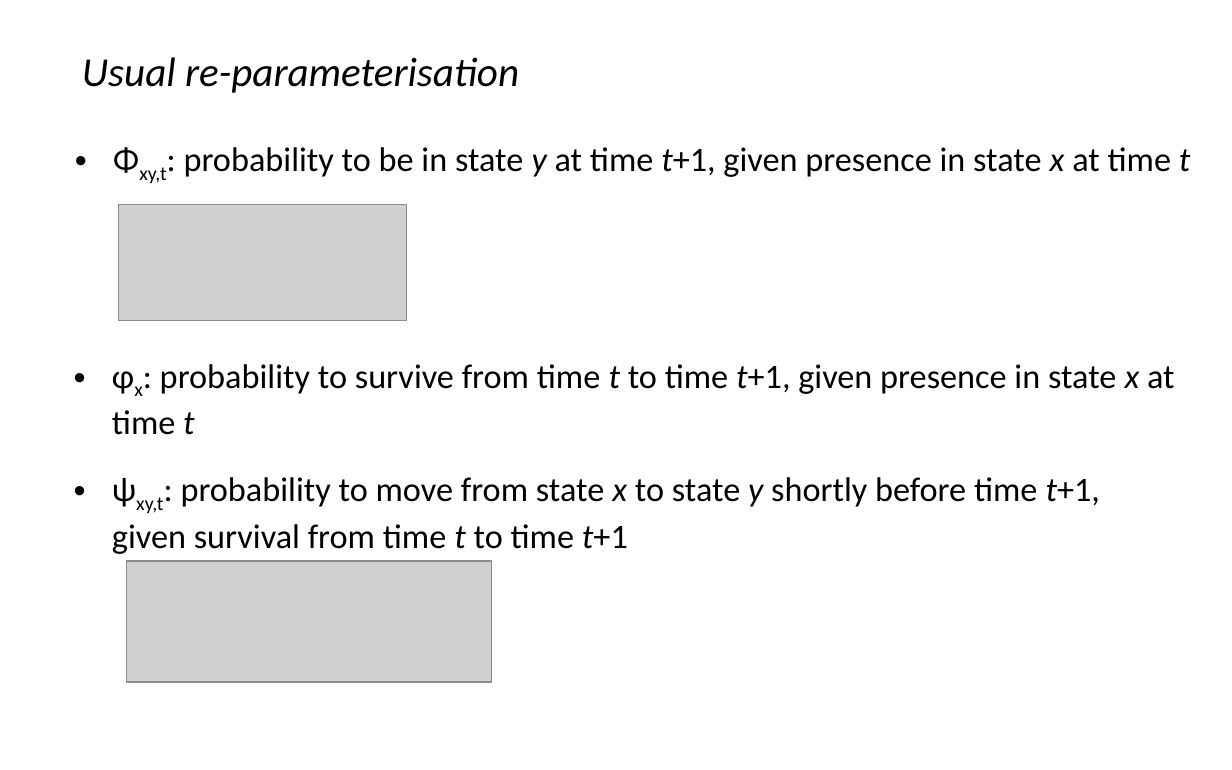
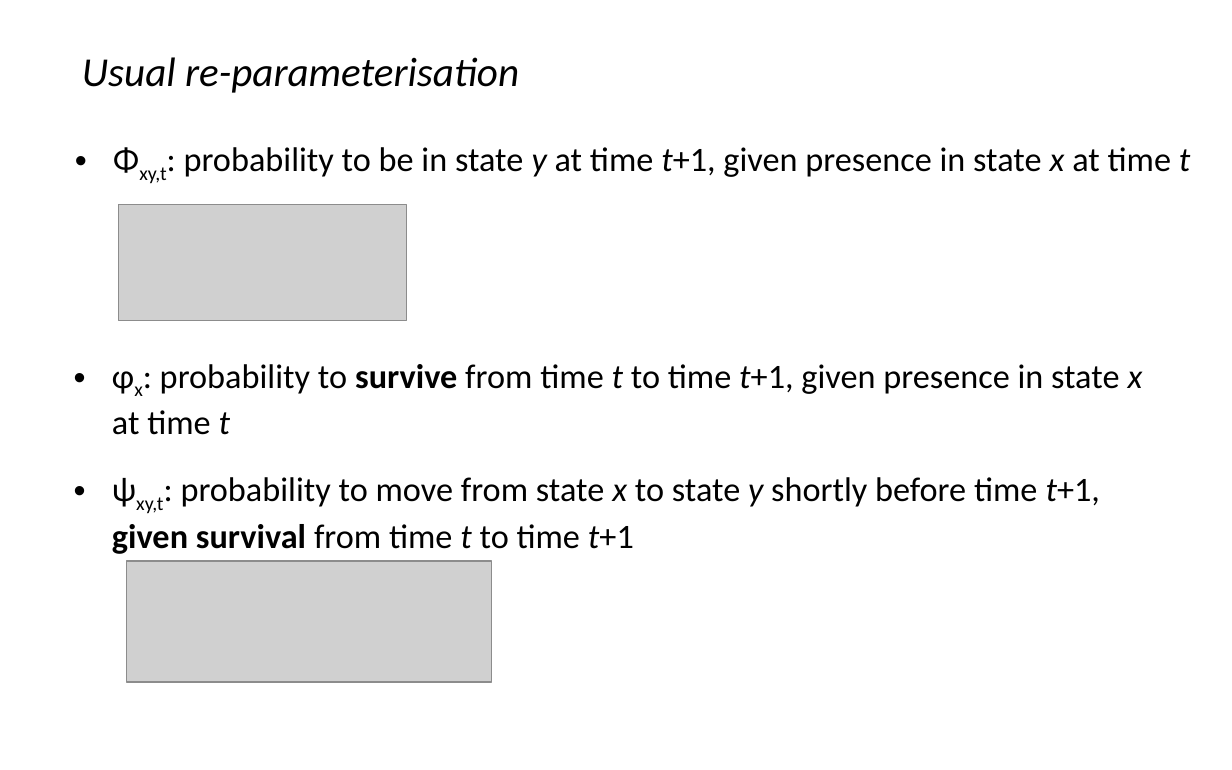
Before and after one commit to oliviergimenez/IPMworkshop, a slide deck: slide 20 of slides/multistatemodels_og.pptx (slide 15 before the commit). Drawn at 1232x770 pixels with LibreOffice and Linux fonts; fonts in the diff are those of the drawing; grey boxes stand for pictures. Boxes give left, top, right and bottom in pixels: in the first picture for what was removed or moved away, otherwise in the second. Text is boxed around its words. In the diff, an @@ line names an element or a change of style, - is before the commit and + after.

```diff
--- a/slides/multistatemodels_og.pptx
+++ b/slides/multistatemodels_og.pptx
@@ text "φx: probability to survive from ..." at (112,364,1143,554): bold on in "survive", "given survival" @@
```
Also in this commit, not shown: 19 other slides changed, 15 slides added, 5 other files.
